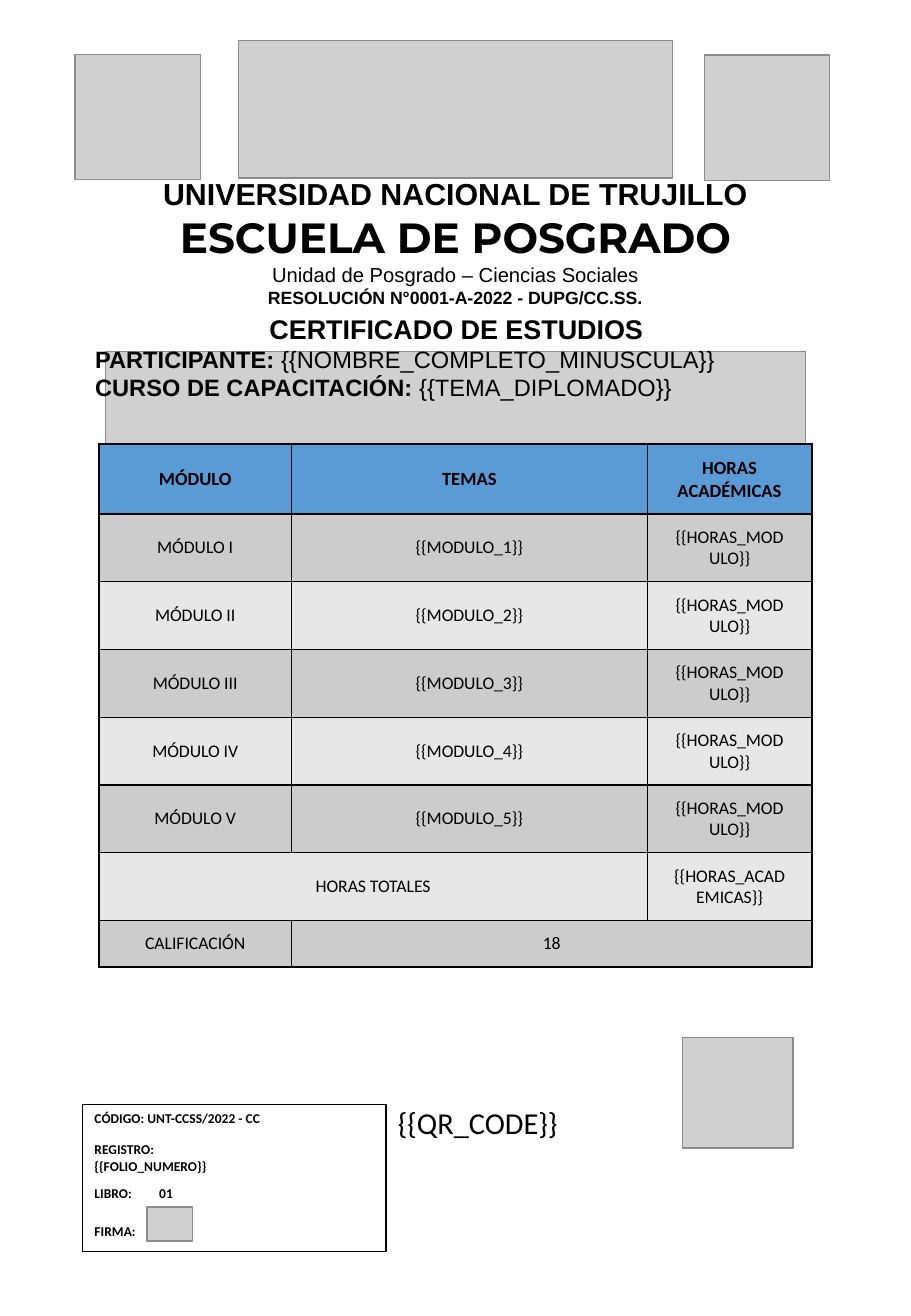
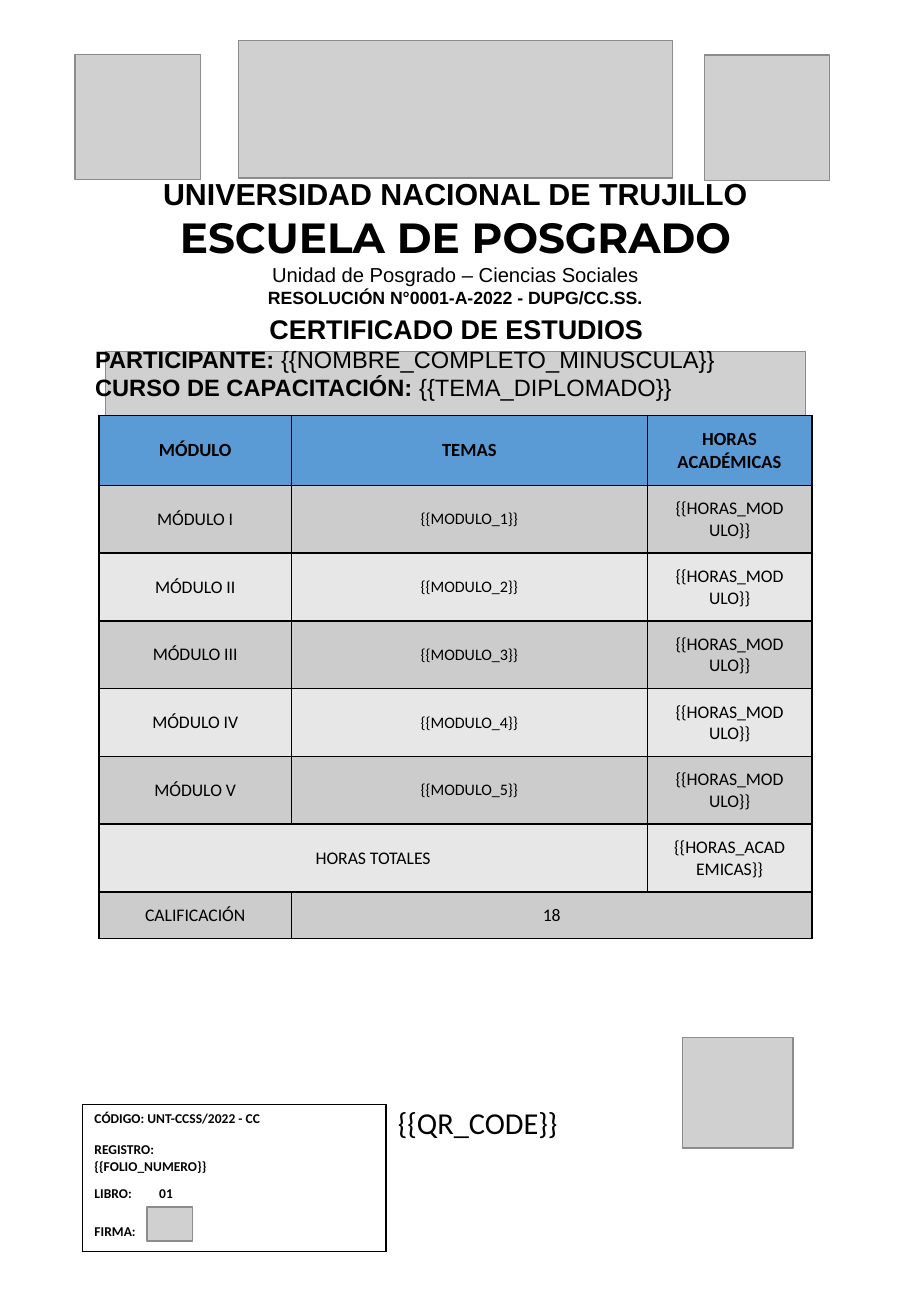
Before and after one commit to CuevaBenjamin-dev/ipde_backend_certificados_automatition, a slide deck: slide 2 of app/templates/universidad_azul/plantilla_curso_de_capacitacion.pptx. Drawn at 911x1316 pixels with LibreOffice and Linux fonts; fonts in the diff are those of the drawing; grey boxes stand for pictures; background and template pictures are left out. Boxes give left, top, right and bottom in pixels: in the first picture for what was removed or moved away, otherwise in the second. Text is boxed around its words. In the diff, an @@ line names an element or a change of style, - is before the commit and + after.

```diff
--- a/app/templates/universidad_azul/plantilla_curso_de_capacitacion.pptx
+++ b/app/templates/universidad_azul/plantilla_curso_de_capacitacion.pptx
@@ table at box(98, 415, 813, 939) @@
@@ size 10.5 to 9.5 pt in "{{MODULO_1}}", "{{MODULO_2}}", "{{MODULO_3}}", "{{MODULO_4}}" and 1 more places @@
@@ table: place and size @@
-table at box(98, 445, 813, 968)
+table at box(98, 415, 813, 939)
```
Also in this commit, not shown: 1 other slide changed, 7 other files.
